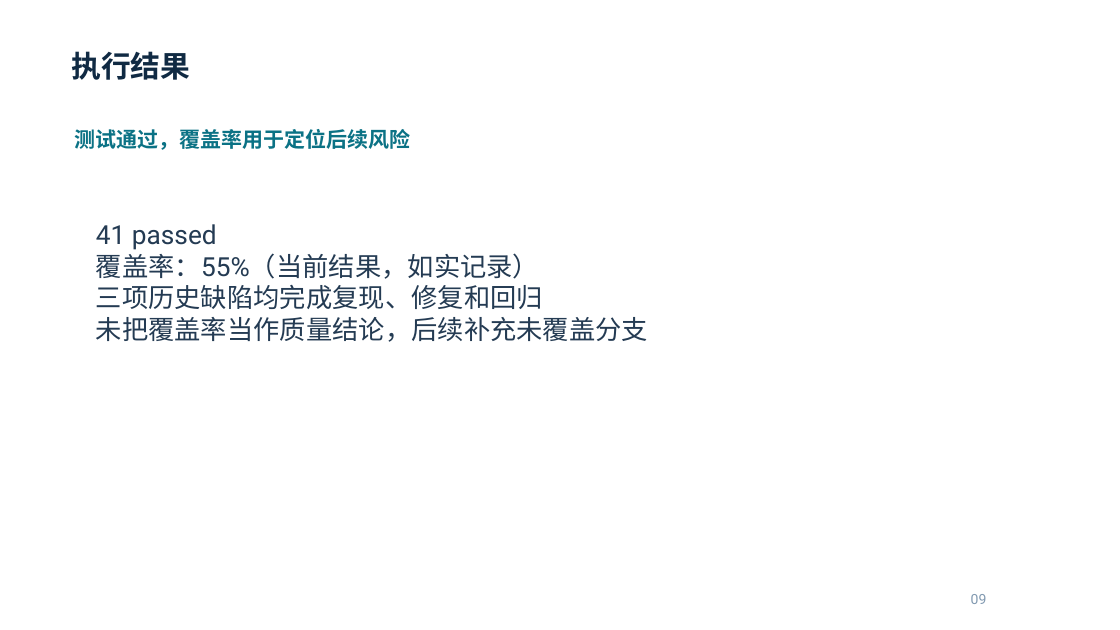
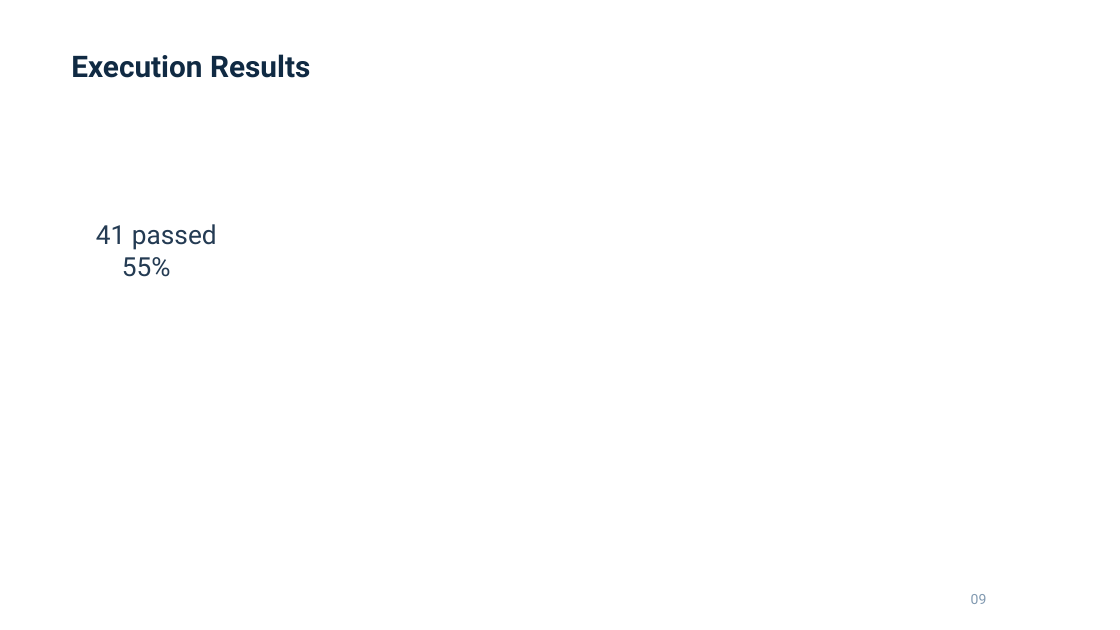
Before and after one commit to cornell-hust/ST_pratice, a slide deck: slide 9 of module1/presentation/build/candidate.pptx. Drawn at 1120x630 pixels with LibreOffice and Linux fonts; fonts in the diff are those of the drawing. Boxes give left, top, right and bottom in pixels: in the first picture for what was removed or moved away, otherwise in the second. Text is boxed around its words. In the diff, an @@ line names an element or a change of style, - is before the commit and + after.

Commit message:
fix(module1): use ASCII-safe presentation text

```diff
--- a/module1/presentation/build/candidate.pptx
+++ b/module1/presentation/build/candidate.pptx
@@ text at bbox=[71, 54, 310, 78]: text changed @@
-执行结果
+Execution Results
@@ text removed at bbox=[75, 129, 411, 150] @@
-测试通过，覆盖率用于定位后续风险
@@ text at bbox=[122, 257, 171, 277]: text changed @@
-覆盖率：55%（当前结果，如实记录）
-三项历史缺陷均完成复现、修复和回归
-未把覆盖率当作质量结论，后续补充未覆盖分支
+55%
```
Also in this commit, not shown: 10 other slides changed, 15 other files.
